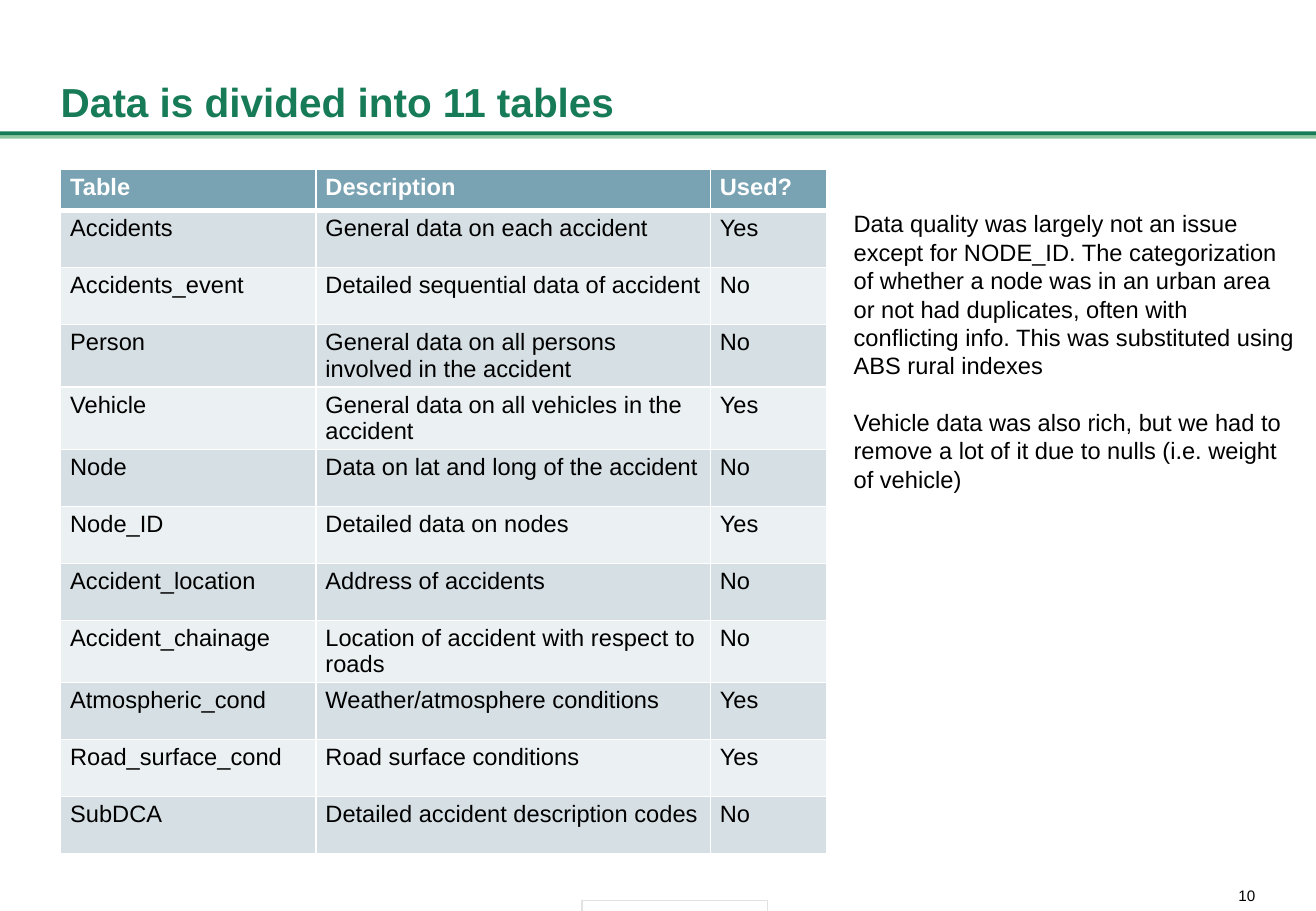
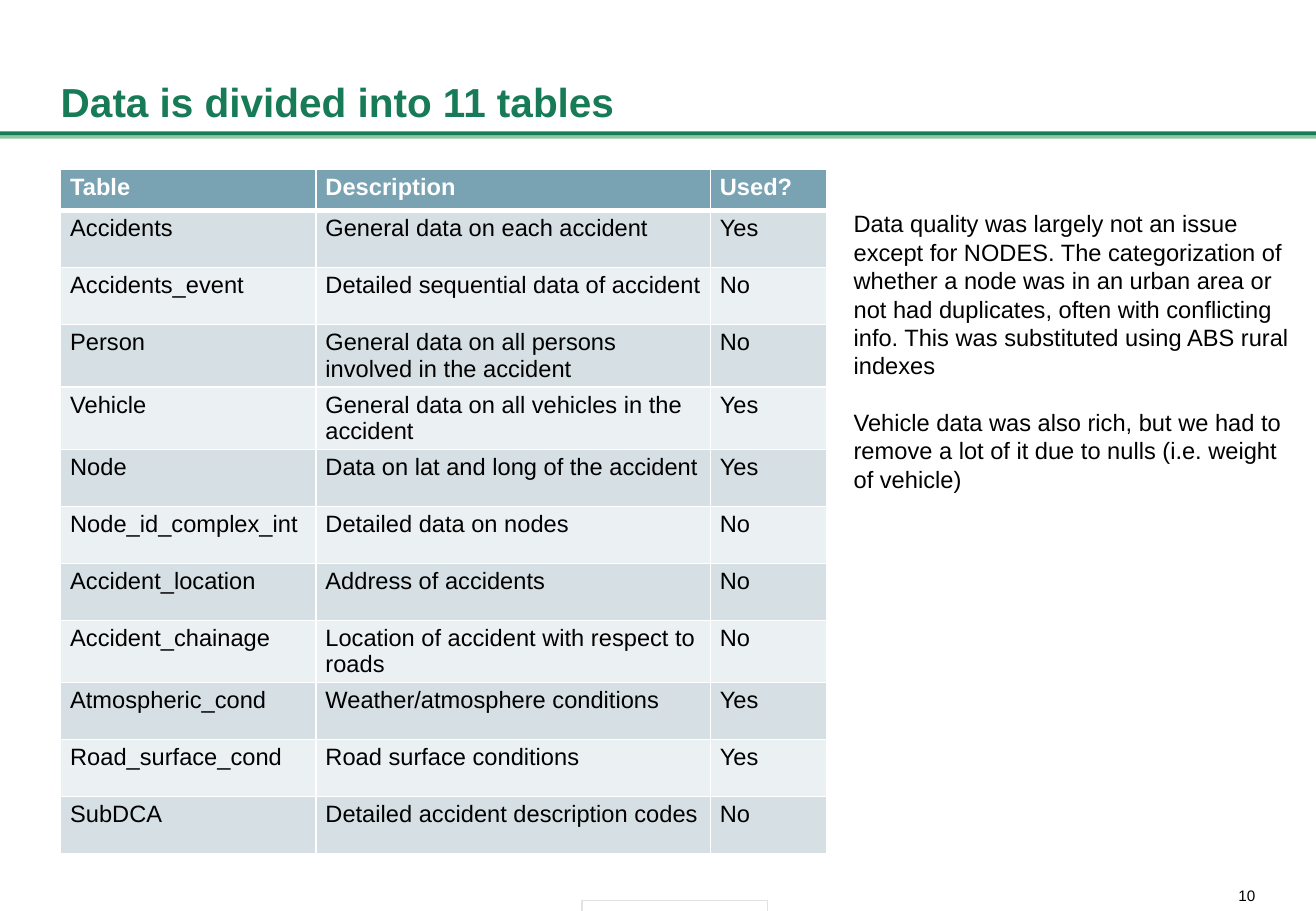
Before and after one commit to Sunken52/Crash-Data-ML, a slide deck: slide 10 of Presentation/Crash analysis presentation.pptx. Drawn at 1316x911 pixels with LibreOffice and Linux fonts; fonts in the diff are those of the drawing. Boxes give left, top, right and bottom in pixels: in the first picture for what was removed or moved away, otherwise in the second. Text is boxed around its words. In the diff, an @@ line names an element or a change of style, - is before the commit and + after.

```diff
--- a/Presentation/Crash analysis presentation.pptx
+++ b/Presentation/Crash analysis presentation.pptx
@@ table at (61, 170, 828, 865) @@
-row 6, column 3: No
+row 6, column 3: Yes
-row 7, column 1: Node_ID
+row 7, column 1: Node_id_complex_int
-row 7, column 3: Yes
+row 7, column 3: No
@@ text at (854, 215, 1288, 375): text changed @@
-Data quality was largely not an issue except for NODE_ID. The categorization of whether a node was in an urban area or not had duplicates, often with conflicting info. This was substituted using ABS rural indexes
+Data quality was largely not an issue except for NODES. The categorization of whether a node was in an urban area or not had duplicates, often with conflicting info. This was substituted using ABS rural indexes
```
Also in this commit, not shown: 1 other file.
